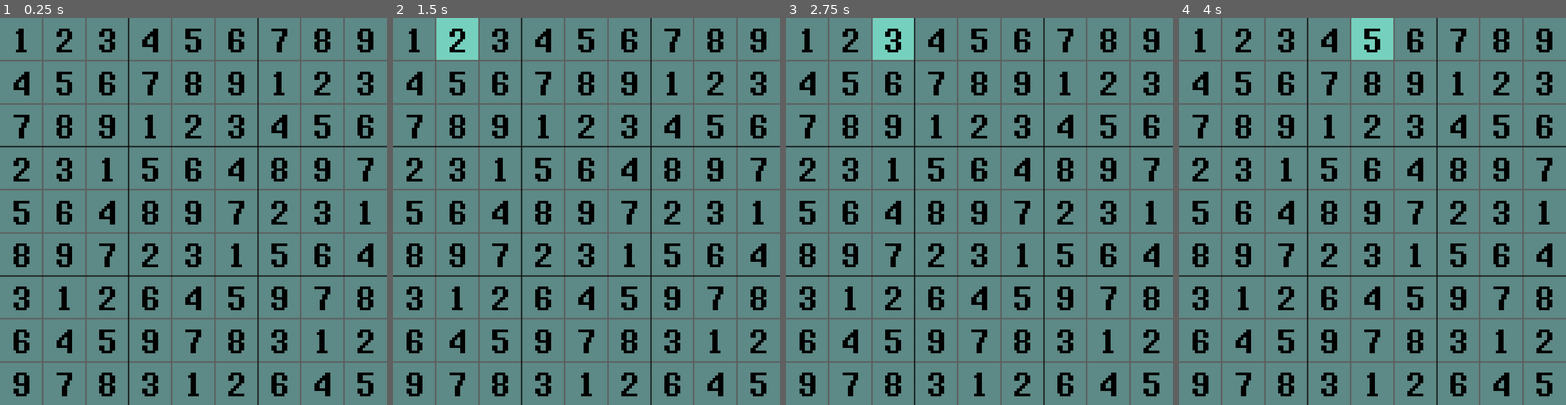
Above: before the commit, frames 1-4 (left to right).
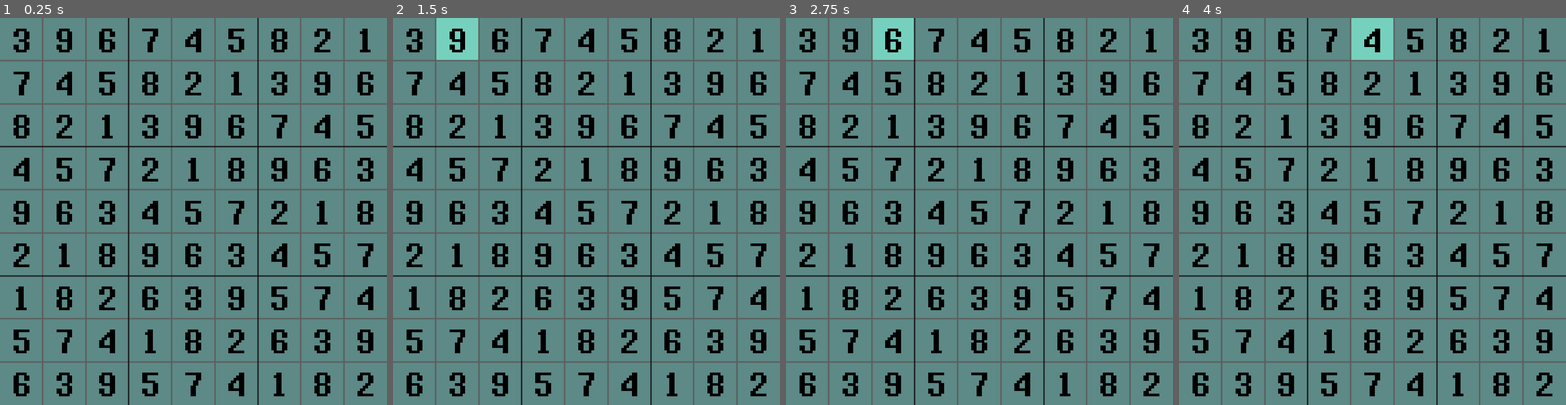
Above: after the commit, the same moments.

Repository: e-thab/sudoku
Game: Godot game, scene res://scenes/Main.tscn
The game is run twice, just before and just after one commit, with the same random seed, the same clock (stepped at 60 frames per second) and the same inputs.
Inputs (mouse positions are in pixels of both pictures, inside the frame that each line leads up to):
- Up to frame 1 (0.25 s): no input
- Up to frame 2 (1.5 s): tap Enter at 0.5 s; move the mouse to (416, 41) at 0.52 s; right-click (416, 41) at 0.6 s; click (416, 41) at 0.67 s; tap Space at 1.25 s; move the mouse to (458, 41) at 1.27 s; click (458, 41) at 1.35 s
- Up to frame 3 (2.75 s): tap Enter at 2 s; move the mouse to (894, 41) at 2.02 s; right-click (894, 41) at 2.1 s; click (894, 41) at 2.17 s
- Up to frame 4 (4 s): tap Space at 2.75 s; move the mouse to (1329, 41) at 2.77 s; click (1329, 41) at 2.85 s; tap Enter at 3.5 s; move the mouse to (1372, 41) at 3.52 s; right-click (1372, 41) at 3.6 s; click (1372, 41) at 3.67 s

The runs differ from the first frame. In frame 1, 8.7% of the frame differs, in the area x 3-97%, y 2-98%; in frame 2, 8.7%; in frame 3, 8.7%; in frame 4, 8.7%.

Commit message:
Board class

Diff:
--- a/project.godot
+++ b/project.godot
@@ -8,8 +8,14 @@
 
 config_version=4
 
-_global_script_classes=[  ]
+_global_script_classes=[ {
+"base": "Node",
+"class": "Board",
+"language": "GDScript",
+"path": "res://scripts/board.gd"
+} ]
 _global_script_class_icons={
+"Board": ""
 }
 
 [application]
--- a/scenes/Main.gd
+++ b/scenes/Main.gd
@@ -13,12 +13,13 @@
 # Called when the node enters the scene tree for the first time.
 func _ready():
 	randomize()
-	generate_board()
+	var board = Board.new()
+	#generate_board()
 
 	for cell in $Cells.get_children():
 		cell.set_coords()
 		cell.connect("solve", self, "_on_solve")
-		cell.solution = solutions[cell.row][cell.col]
+		cell.solution = board.solutions[cell.row][cell.col]
 
 		rows[cell.row].append(cell)
 		cols[cell.col].append(cell)
@@ -33,90 +34,126 @@
 #	pass
 
 
-func generate_board():
-	var board = [
-		[1, 2, 3,	4, 5, 6,	7, 8, 9],	# begin with trivial board
-		[4, 5, 6,	7, 8, 9,	1, 2, 3],
-		[7, 8, 9,	1, 2, 3,	4, 5, 6],
-
-		[2, 3, 1,	5, 6, 4,	8, 9, 7],
-		[5, 6, 4,	8, 9, 7,	2, 3, 1],
-		[8, 9, 7,	2, 3, 1,	5, 6, 4],
-
-		[3, 1, 2,	6, 4, 5,	9, 7, 8],
-		[6, 4, 5,	9, 7, 8,	3, 1, 2],
-		[9, 7, 8,	3, 1, 2,	6, 4, 5],
-	]
-
-	random_swap(board)
-
-	for x in board:			#load into solutions
-		x.insert(0, null)	#1-indexing
-		solutions.append(x)
-
-	for x in solutions:
-		print(x)
-
-
-func random_swap(board):
-	var nums = [0, 1, 2]
-	nums.shuffle()
-
-	#row_box_swap(board, nums)
-	col_box_swap(board, nums)
-
-	#nums.shuffle()
-	#for i in range(3):
-	#	col_box_swap(board, i, nums[i])
-
-
+#func generate_board():
+#	var board = [
+#		[1, 2, 3,	4, 5, 6,	7, 8, 9],	# begin with trivial board
+#		[4, 5, 6,	7, 8, 9,	1, 2, 3],
+#		[7, 8, 9,	1, 2, 3,	4, 5, 6],
+#
+#		[2, 3, 1,	5, 6, 4,	8, 9, 7],
+#		[5, 6, 4,	8, 9, 7,	2, 3, 1],
+#		[8, 9, 7,	2, 3, 1,	5, 6, 4],
+#
+#		[3, 1, 2,	6, 4, 5,	9, 7, 8],
+#		[6, 4, 5,	9, 7, 8,	3, 1, 2],
+#		[9, 7, 8,	3, 1, 2,	6, 4, 5],
+#	]
+#
+#	shuffle_board(board)
+#
+#	for x in board:			#load into solutions
+#		x.insert(0, null)	#1-indexing
+#		solutions.append(x)
+#
+#	for x in solutions:
+#		print(x)
+#
+#
+#func shuffle_board(board):
+#	var nums = [0, 1, 2]
+#	nums.shuffle()
+#
+#	#row_box_swap(board, nums)
+#	#col_box_swap(board, nums)
+#	shuffle_rows(board)
+#	swap_values(board)
+#
+#	#nums.shuffle()
+#	#for i in range(3):
+#	#	col_box_swap(board, i, nums[i])
+#
+#
+#func swap_values(board):
 #	var nums = [1, 2, 3, 4, 5, 6, 7, 8, 9]
 #	nums.shuffle()
-#
 #	for n in nums:
 #		if n-1 != nums[n-1]:
 #			value_swap(board, n, nums[n-1])
-
-
-func value_swap(board, val1, val2):
-	if val1 == val2:
-		return
-
-	print('swapping ', val1, ' with ', val2)
-	for row in board:
-		for i in range(9):
-			if row[i] == val1:
-				row[i] = val2
-
-			elif row[i] == val2:
-				row[i] = val1
-
-
-func row_swap(board, r1, r2):
-	print('swapping ', r1, ' with ', r2)
-	var temp = board[r1]
-	board[r1] = board[r2]
-	board[r2] = temp
-
-
-func row_box_swap(board, rnd):
-	var board_copy = board.duplicate()
-	for i in range(3):
-		for j in range(3):
-			board[i*3 + j] = board_copy[rnd[i]*3 + j]
-			#print('row ', i*3 + j, ' = row ', rnd[i]*3 + j)
-
-
-func col_box_swap(board, rnd):
-	var columns = []
-	for i in range(9):
-		columns.append([])
-		for j in range(9):
-			columns[i].append(board[j][i])
-
-	print(columns)
-	for i in range(3):
-		pass
+#
+#
+#func value_swap(board, val1, val2):
+#	if val1 == val2:
+#		return
+#
+#	print('swapping ', val1, ' with ', val2)
+#	for row in board:
+#		for i in range(9):
+#			if row[i] == val1:
+#				row[i] = val2
+#
+#			elif row[i] == val2:
+#				row[i] = val1
+#
+#
+#func row_swap(board, r1, r2):
+#	print('swapping ', r1, ' with ', r2)
+#	var temp = board[r1]
+#	board[r1] = board[r2]
+#	board[r2] = temp
+#
+#
+#func row_box_swap(board, rnd):
+#	var board_copy = board.duplicate()
+#	for i in range(3):
+#		for j in range(3):
+#			board[i*3 + j] = board_copy[rnd[i]*3 + j]
+#			#print('row ', i*3 + j, ' = row ', rnd[i]*3 + j)
+#
+#
+#func col_box_swap(board, rnd):
+#	var columns = []
+#	for i in range(9):
+#		columns.append([])
+#		for j in range(9):
+#			columns[i].append(board[j][i])
+#
+#	var columns_copy = columns.duplicate()
+#	for i in range(3):
+#		for j in range(3):
+#			columns[i*3 + j] = columns_copy[rnd[i]*3 + j]
+#			print('column ', i*3 + j, ' = column ', rnd[i]*3 + j)
+#
+#	for i in range(9):
+#		for j in range(9):
+#			board[j][i] = columns[i][j]
+#
+#
+#func shuffle_rows(board):
+#	for i in [0, 3, 6]:
+#		shuffle_row(board, i)
+#
+#
+#func shuffle_row(board, box_ind):
+#	var rnd = [0, 1, 2]
+#	rnd.shuffle()
+#	print(rnd)
+#
+#	var rows = []
+#	for i in range(3):
+#		rows.append(board[box_ind + i])
+#
+#	for i in range(3):
+#		board[box_ind + i] = rows[rnd[i]]
+#
+#
+#func shuffle_cols(board):
+#	var columns = get_columns(board)
+#	for i in range(3):
+#		pass
+#
+#
+#func get_columns(board):
+#	pass
 
 
 func _on_solve(col, row, box, n):
--- /dev/null
+++ b/scripts/board.gd
@@ -0,0 +1,135 @@
+extends Node
+
+class_name Board
+
+# Declare member variables here. Examples:
+var rows = [null, [], [], [], [], [], [], [], [], []]
+var cols = [null, [], [], [], [], [], [], [], [], []]
+var boxes = [null, [], [], [], [], [], [], [], [], []]
+var solutions = [null]
+
+
+func _init():
+	generate()
+
+
+func generate():
+	rows = [
+		[1, 2, 3,	4, 5, 6,	7, 8, 9],	# begin with trivial board
+		[4, 5, 6,	7, 8, 9,	1, 2, 3],
+		[7, 8, 9,	1, 2, 3,	4, 5, 6],
+
+		[2, 3, 1,	5, 6, 4,	8, 9, 7],
+		[5, 6, 4,	8, 9, 7,	2, 3, 1],
+		[8, 9, 7,	2, 3, 1,	5, 6, 4],
+
+		[3, 1, 2,	6, 4, 5,	9, 7, 8],
+		[6, 4, 5,	9, 7, 8,	3, 1, 2],
+		[9, 7, 8,	3, 1, 2,	6, 4, 5],
+	]
+
+	shuffle()
+
+	for x in rows:			#load into solutions
+		x.insert(0, null)	#1-indexing
+		solutions.append(x)
+
+	for x in solutions:
+		print(x)
+
+
+func shuffle():
+	var nums = [0, 1, 2]
+	nums.shuffle()
+
+	#row_box_swap(board, nums)
+	#col_box_swap(board, nums)
+	shuffle_rows()
+	swap_values()
+
+	#nums.shuffle()
+	#for i in range(3):
+	#	col_box_swap(board, i, nums[i])
+
+
+func swap_values():
+	var nums = [1, 2, 3, 4, 5, 6, 7, 8, 9]
+	nums.shuffle()
+	for n in nums:
+		if n-1 != nums[n-1]:
+			value_swap(n, nums[n-1])
+
+
+func value_swap(val1, val2):
+	if val1 == val2:
+		return
+
+	print('swapping ', val1, ' with ', val2)
+	for row in rows:
+		for i in range(9):
+			if row[i] == val1:
+				row[i] = val2
+
+			elif row[i] == val2:
+				row[i] = val1
+
+
+func row_swap(r1, r2):
+	print('swapping ', r1, ' with ', r2)
+	var temp = rows[r1]
+	rows[r1] = rows[r2]
+	rows[r2] = temp
+
+
+func row_box_swap(rnd):
+	var rows_copy = rows.duplicate()
+	for i in range(3):
+		for j in range(3):
+			rows[i*3 + j] = rows_copy[rnd[i]*3 + j]
+			#print('row ', i*3 + j, ' = row ', rnd[i]*3 + j)
+
+
+func col_box_swap(rnd):
+	var columns = []
+	for i in range(9):
+		columns.append([])
+		for j in range(9):
+			columns[i].append(rows[j][i])
+
+	var columns_copy = columns.duplicate()
+	for i in range(3):
+		for j in range(3):
+			columns[i*3 + j] = columns_copy[rnd[i]*3 + j]
+			print('column ', i*3 + j, ' = column ', rnd[i]*3 + j)
+
+	for i in range(9):
+		for j in range(9):
+			rows[j][i] = columns[i][j]
+
+
+func shuffle_rows():
+	for i in [0, 3, 6]:
+		shuffle_row(i)
+
+
+func shuffle_row(box_ind):
+	var rnd = [0, 1, 2]
+	rnd.shuffle()
+	print(rnd)
+
+	var original = []
+	for i in range(3):
+		original.append(rows[box_ind + i])
+
+	for i in range(3):
+		rows[box_ind + i] = original[rnd[i]]
+
+
+func shuffle_cols():
+	var columns = get_columns(rows)
+	for i in range(3):
+		pass
+
+
+func get_columns(board):
+	pass
